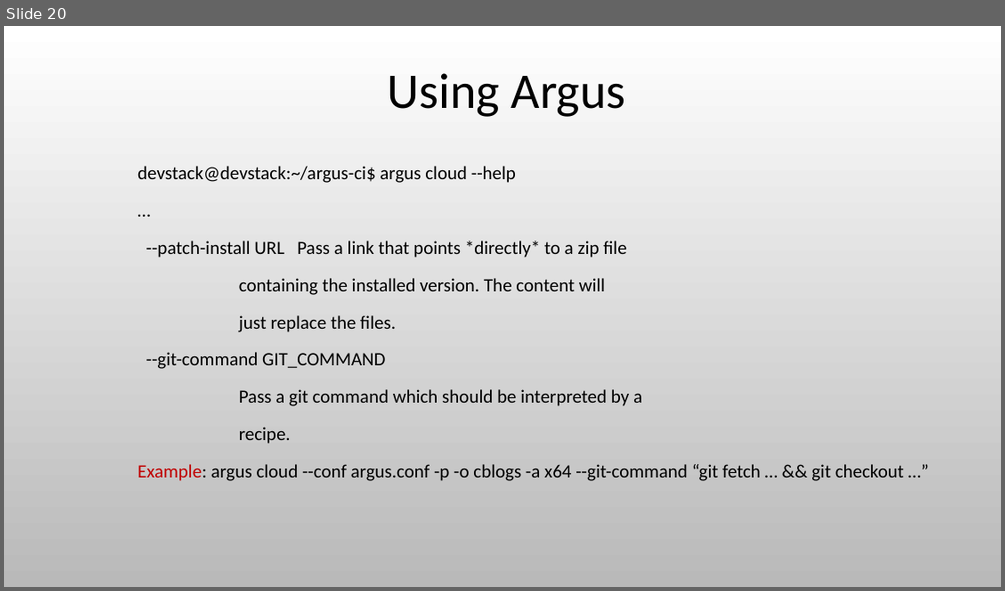
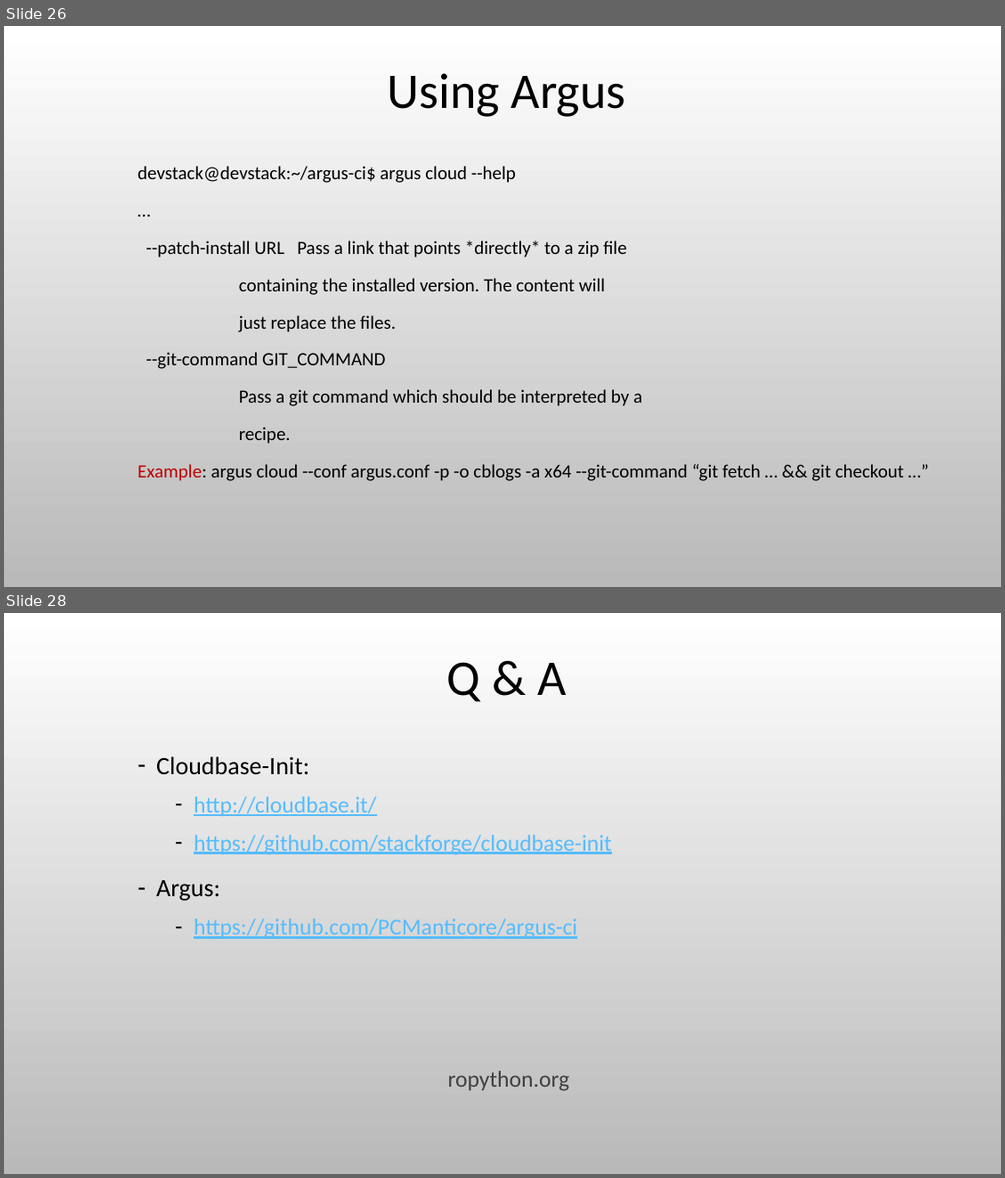
Before and after one commit to cmin764/cmiN, a slide deck: ropython/ep15/argus.pptx. Shown one above the other, each under a label of ours: slide 20 before the commit, slides 26 and 28 after it; the slides between them are not shown. The pictures are 1005x591 and 1005x1178 pixels, drawn with LibreOffice and Linux fonts; fonts in the diff are those of the drawing; background and template pictures are left out. Boxes give left, top, right and bottom in pixels: in the first picture for what was removed or moved away, otherwise in the second. Text is boxed around its words. In the diff, an @@ line names an element or a change of style, - is before the commit and + after.

```diff
--- a/ropython/ep15/argus.pptx
+++ b/ropython/ep15/argus.pptx
@@ slide 28 added at box(4, 613, 1001, 1174), background picture (left out) @@
@@ title added at box(447, 662, 566, 702), 48 pt, text #000000 @@
+Q & A
@@ text added at box(156, 756, 612, 1091), 22 pt, text #56BCFE, underline @@
+– Cloudbase-Init:
+  – http://cloudbase.it/
+  – https://github.com/stackforge/cloudbase-init
+– Argus:
+  – https://github.com/PCManticore/argus-ci
+  ropython.org
@@ what was slide 20 is now slide 26 @@
```
Also in this commit, not shown: 6 slides changed, 6 other slides added.
